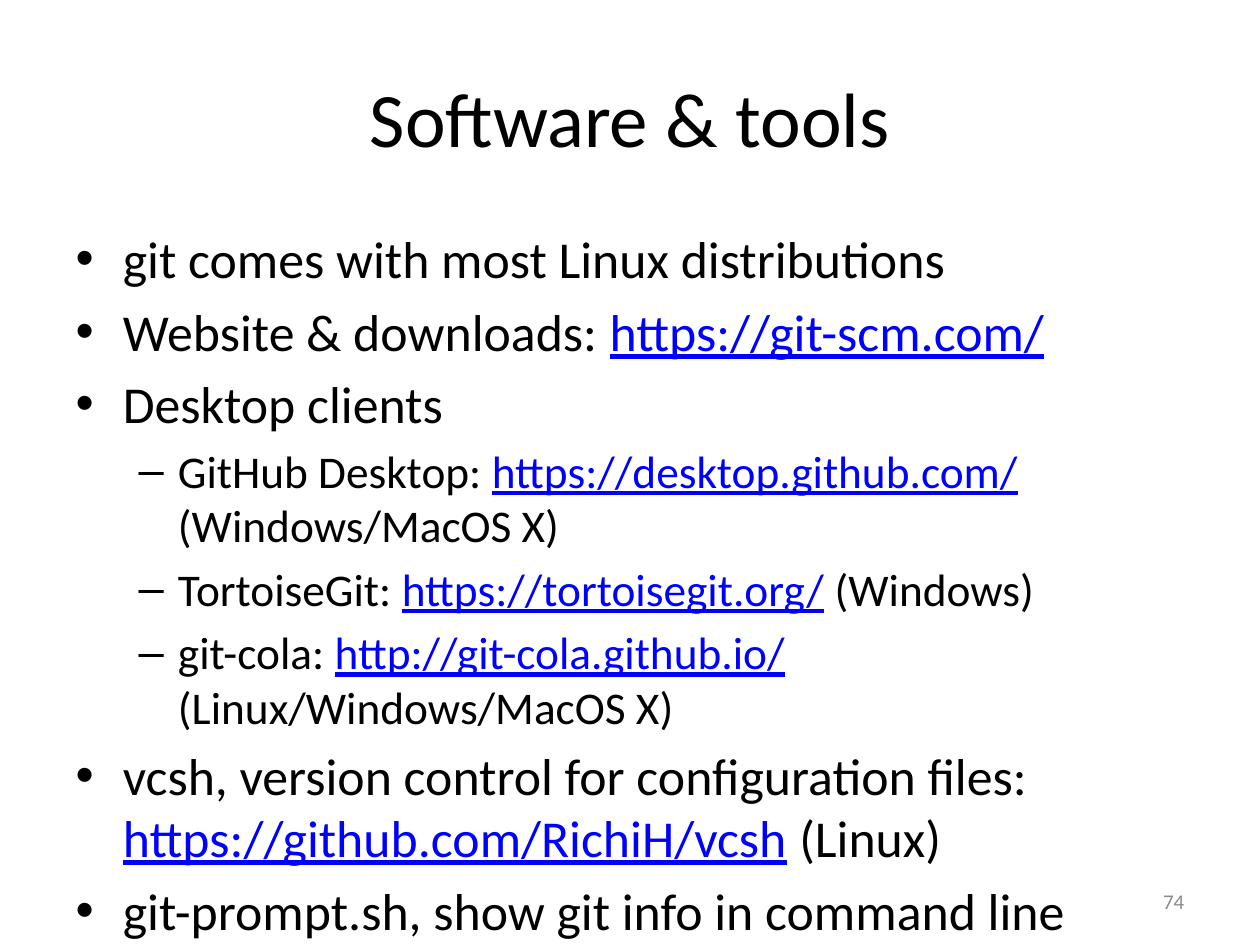
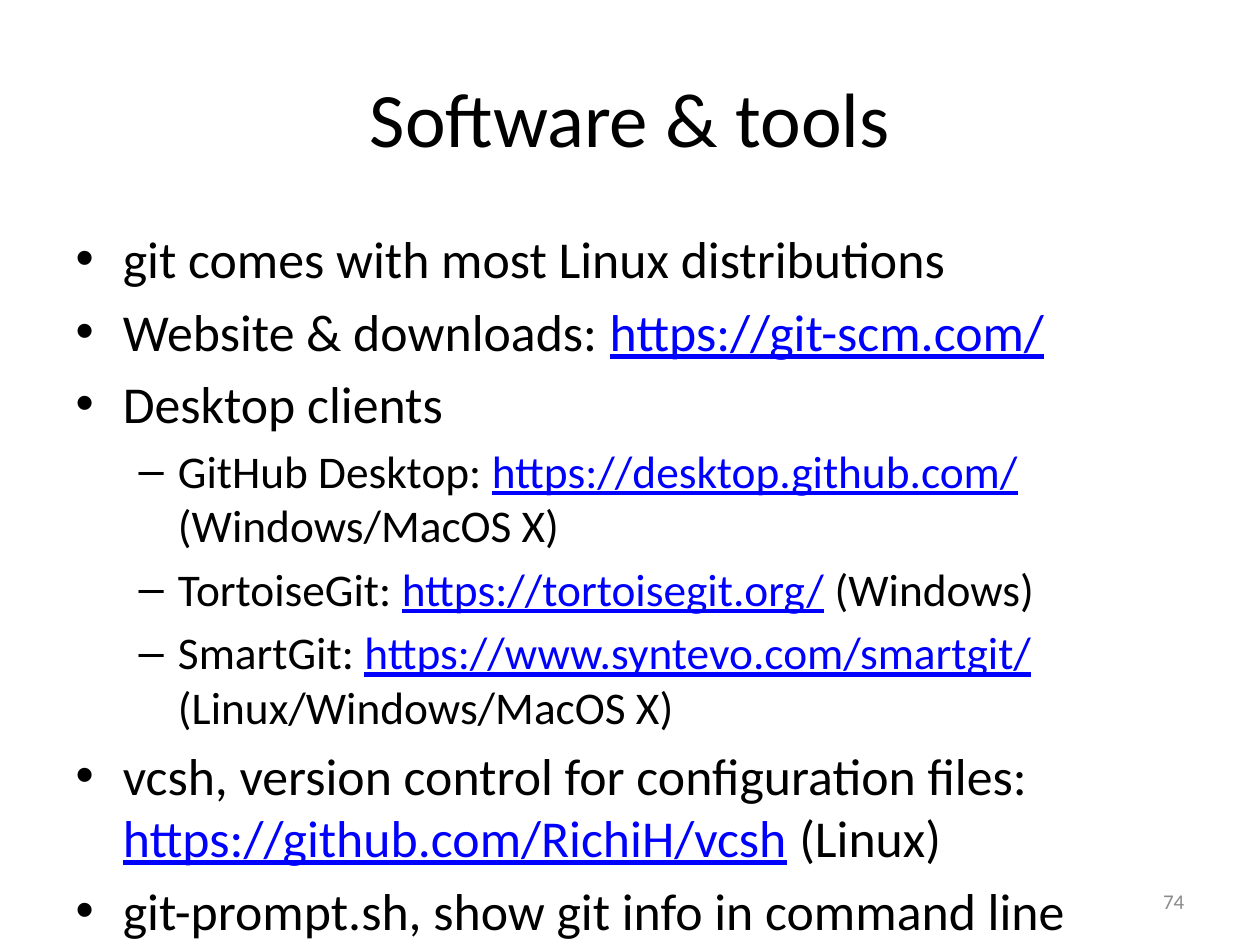
Before and after one commit to gjbex/Version-control-with-git, a slide deck: slide 74 of version_control_git.pptx. Drawn at 1260x945 pixels with LibreOffice and Linux fonts; fonts in the diff are those of the drawing. Boxes give left, top, right and bottom in pixels: in the first picture for what was removed or moved away, otherwise in the second. Text is boxed around its words. In the diff, an @@ line names an element or a change of style, - is before the commit and + after.

Commit message:
Fix typos

```diff
--- a/version_control_git.pptx
+++ b/version_control_git.pptx
@@ text at (178, 637, 1031, 730): text changed; text colour #000000 to #0000FF @@
-  – git-cola: http://git-cola.github.io/ (Linux/Windows/MacOS X)
+  – SmartGit: https://www.syntevo.com/smartgit/ (Linux/Windows/MacOS X)
```
Also in this commit, not shown: 4 other slides changed.
